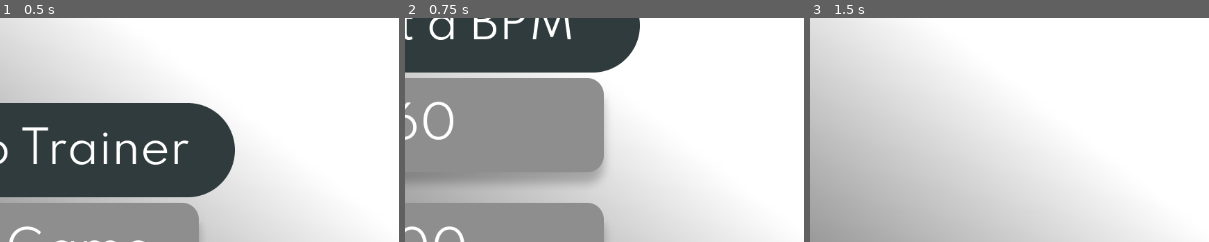
Above: before the commit, frames 1-3 (left to right).
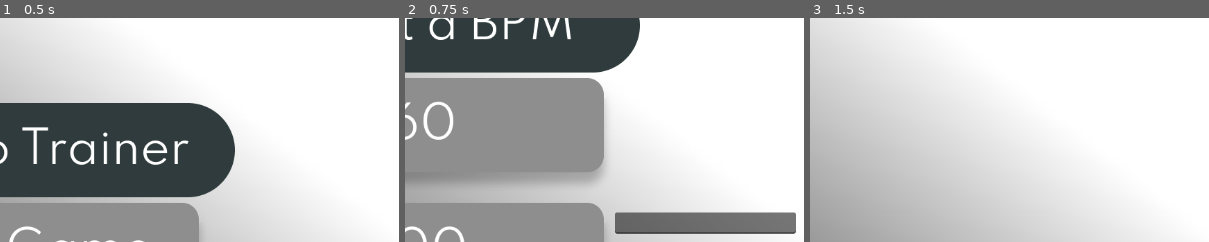
Above: after the commit, the same moments.

Repository: dbm19/tempo_trainer
Game: Godot game, scene res://main_menu.tscn
The game is run twice, just before and just after one commit, with the same random seed, the same clock (stepped at 60 frames per second) and the same inputs.
Inputs (mouse positions are % of the whole screen's width and height, from its top left):
- Up to frame 1 (0.5 s): no input
- Up to frame 2 (0.75 s): click (50, 61) at 0.5 s
- Up to frame 3 (1.5 s): click (50, 33) at 1.25 s
The pictures show only the part of the screen within x 48-98%, y 7-57%; the shares and areas given below are measured in that part.

Frame 1 is identical in both runs. In frame 2, 4.5% of the frame differs, in the area x 52-98%, y 86-97%; in frame 3, nothing differs.

Commit message:
Added input for user bpm custom

Diff:
--- a/bpm_select.gd
+++ b/bpm_select.gd
@@ -25,3 +25,9 @@
 func _on_one_twenty_bpm_button_pressed() -> void:
 	Global.selected_bpm = 120
 	get_tree().change_scene_to_file("res://game.tscn")
+
+
+func _on_bpm_input_text_submitted(new_text: String) -> void:
+	Global.selected_bpm = int(new_text)
+	get_tree().change_scene_to_file("res://game.tscn")
+	print(Global.selected_bpm)
--- a/bpm_select.tscn
+++ b/bpm_select.tscn
@@ -92,7 +92,15 @@
 icon_alignment = 1
 script = ExtResource("7_a00xx")
 
+[node name="BpmInput" type="LineEdit" parent="."]
+layout_mode = 0
+offset_left = 852.0
+offset_top = 324.0
+offset_right = 1113.0
+offset_bottom = 355.0
+
 [connection signal="pressed" from="MarginContainer/BpmSelectUiContainer/BpmButtonsContainer/SixtyBpmButton" to="." method="_on_sixty_bpm_button_pressed"]
 [connection signal="pressed" from="MarginContainer/BpmSelectUiContainer/BpmButtonsContainer/HundredBpmButton" to="." method="_on_hundred_bpm_button_pressed"]
 [connection signal="pressed" from="MarginContainer/BpmSelectUiContainer/BpmButtonsContainer/OneTwentyBpmButton" to="." method="_on_one_twenty_bpm_button_pressed"]
 [connection signal="pressed" from="BackButton" to="BackButton" method="_on_pressed"]
+[connection signal="text_submitted" from="BpmInput" to="." method="_on_bpm_input_text_submitted"]
--- a/game_screen.gd
+++ b/game_screen.gd
@@ -10,15 +10,12 @@
 # Called when the node enters the scene tree for the first time.
 func _ready() -> void:
 	bass_drum = get_node("BassDrum")
-	if Global.selected_bpm == 60:
-		get_node("BassDrum/BassDrumTimer").wait_time = 1
-	elif Global.selected_bpm == 100:
-		get_node("BassDrum/BassDrumTimer").wait_time = 0.6
-	else:
-		get_node("BassDrum/BassDrumTimer").wait_time = 0.5
-	bass_drum_timer_goal = get_node("BassDrum/BassDrumTimer").wait_time * 1000
 	bass_drum_timer = get_node("BassDrum/BassDrumTimer")
 
+	bass_drum_timer.wait_time = snapped(float(60.0 / Global.selected_bpm), 0.01)
+
+	print(bass_drum_timer.wait_time, " ", float(60.0/Global.selected_bpm))
+	bass_drum_timer_goal = bass_drum_timer.wait_time * 1000
 	bass_drum.playing = true
 	bass_drum_timer.start()
 	print("Goal: ", bass_drum_timer_goal)
